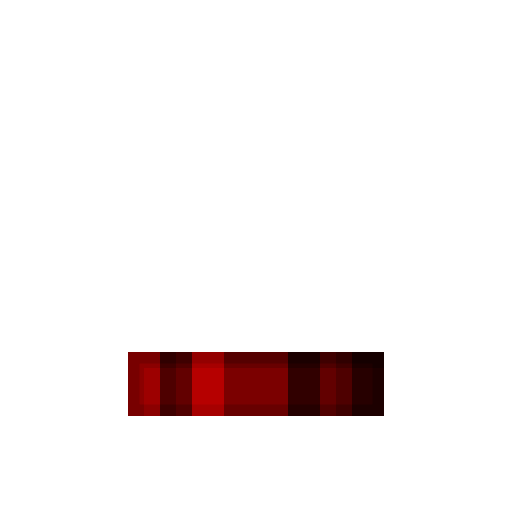
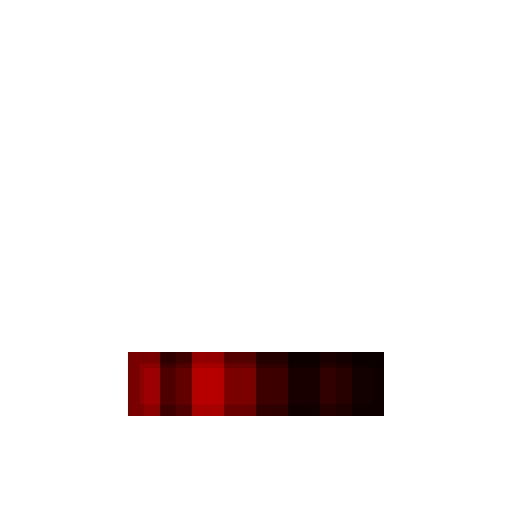
Layers edited between the first and the second w=512, h=512 image:
unmasked "Rectangle" (1st of 3) over [256, 352, 336, 416]
unmasked "Rectangle" (2nd of 3) over [256, 352, 288, 416]
unmasked "Composite Path" over [256, 352, 384, 416]
"Rectangle 1": opacity 50% → 75%, unmasked it over [256, 352, 384, 416]
unmasked "Rectangle" (3rd of 3) over [256, 352, 384, 416]
